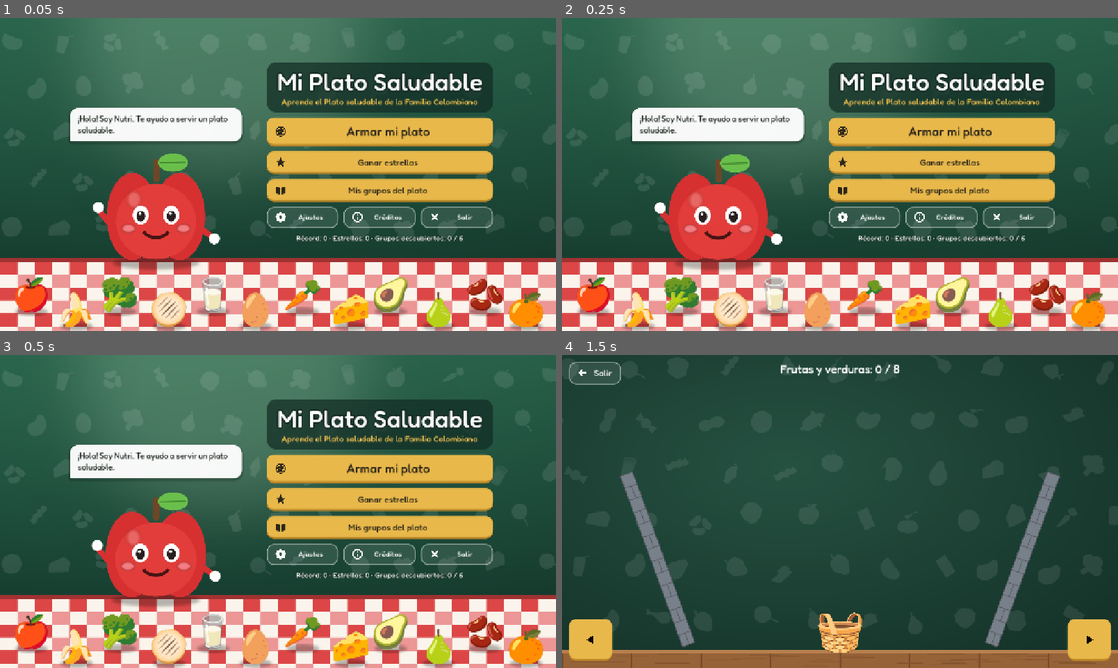
Above: before the commit, frames 1-4 (two rows, left to right).
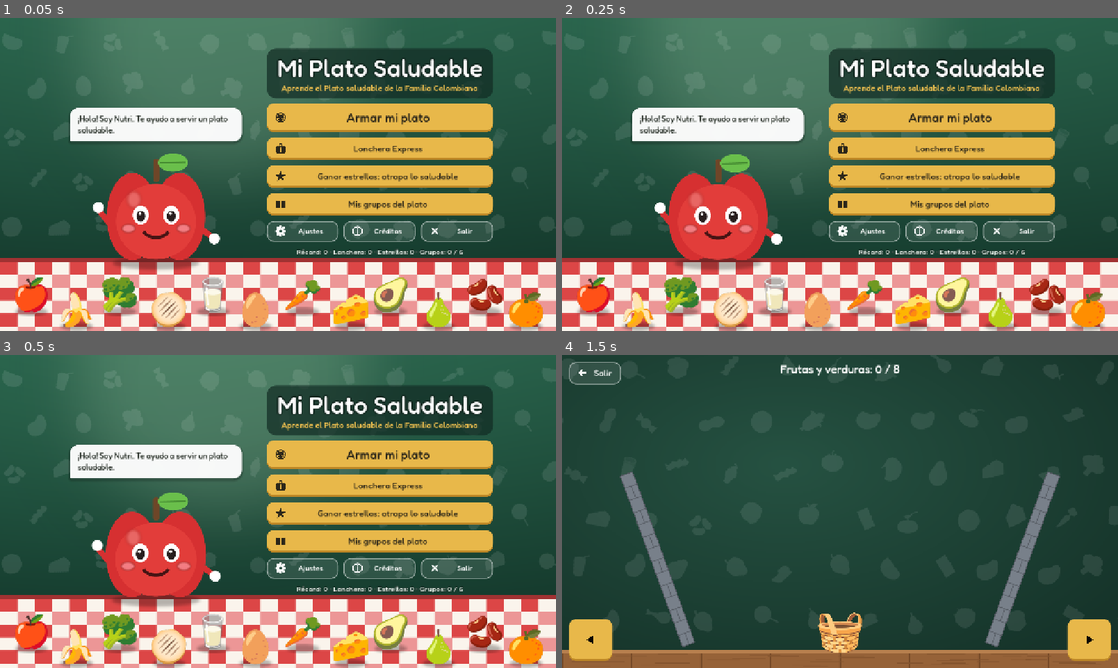
Above: after the commit, the same moments.

Repository: Rcongo01/produccion-videojuegos-2026-2
Game: Godot game, scene res://src/core/main_app.tscn
Two runs of this game, one before a commit and one after it. Both use one fixed random seed, a clock stepped at 60 frames per second and the inputs below.
Inputs:
- Up to frame 1 (0.05 s): no input
- Up to frame 2 (0.25 s): no input
- Up to frame 3 (0.5 s): no input
- Up to frame 4 (1.5 s): click "Ganar estrellas" (after the commit: "Ganar estrellas: atrapa lo sa…") at 0.5 s; click "Jugar ahora" at 1.25 s

The runs differ from the first frame. In frame 1, 15% of the frame differs, in the area x 48-89%, y 9-76%; in frame 2, 15%; in frame 3, 15%; in frame 4, nothing differs.

Commit message:
feat: add Lonchera Express button to the main menu

Diff:
--- a/src/scenes/main/menu_panel.gd
+++ b/src/scenes/main/menu_panel.gd
@@ -3,6 +3,7 @@
 # Lab 7: muestra el progreso persistente y oculta "Salir" en la versión Web.
 # Lab 8: menú decorado (fondo ilustrado + mascota Nutri). La mascota "respira" con un Tween
 #        y su globo rota consejos de las Guías Alimentarias para dar vida a la pantalla.
+# Lab 9: botón "Arma tu lonchera" (ButtonNav configurado en el Inspector, sin código nuevo).
 extends Control
 
 const TIP_INTERVAL := 7.0
@@ -23,13 +24,14 @@
 	)
 	if OS.has_feature("web"):
 		btn_exit.hide()
-	lbl_stats.text = "Récord: %d · Estrellas: %d · Grupos descubiertos: %d / %d" % [
-		GlobalManager.best_score, GlobalManager.bonuses.size(),
+	lbl_stats.text = "Récord: %d · Lonchera: %d · Estrellas: %d · Grupos: %d / %d" % [
+		GlobalManager.best_score, GlobalManager.lunch_best, GlobalManager.bonuses.size(),
 		GlobalManager.groups_learned.size(), GlobalManager.groups.size()]
 
 	tips.append("¡Hola! Soy Nutri. Te ayudo a servir un plato saludable.")
 	if GlobalManager.groups_learned.size() < GlobalManager.groups.size():
 		tips.append("Ya descubriste %d de 6 grupos. ¡Arma un plato para encontrar los demás!" % GlobalManager.groups_learned.size())
+	tips.append("¡Prueba Lonchera Express! Los niños te esperan con sus pedidos. Ojo con los sellos negros.")
 	for message in GlobalManager.GABA_MESSAGES:
 		tips.append(message)
 
--- a/src/scenes/main/menu_panel.tscn
+++ b/src/scenes/main/menu_panel.tscn
@@ -11,6 +11,7 @@
 [ext_resource type="Texture2D" path="res://src/assets/ui/icons/gear.png" id="9_gear"]
 [ext_resource type="Texture2D" path="res://src/assets/ui/icons/info.png" id="10_info"]
 [ext_resource type="Texture2D" path="res://src/assets/ui/icons/close.png" id="11_close"]
+[ext_resource type="Texture2D" path="res://src/assets/ui/icons/lunchbox.png" id="12_lunch"]
 
 [sub_resource type="StyleBoxFlat" id="Bubble"]
 content_margin_left = 18.0
@@ -147,10 +148,17 @@
 icon = ExtResource("6_plate")
 target_scene = "res://src/scenes/plate_process/plate_game/plate_game_main.tscn"
 
+[node name="BtnLunchbox" parent="HBox/VBoxMenu" instance=ExtResource("2_nav")]
+custom_minimum_size = Vector2(0, 52)
+layout_mode = 2
+text = "Lonchera Express"
+icon = ExtResource("12_lunch")
+target_scene = "res://src/scenes/plate_process/lunchbox_interactive.tscn"
+
 [node name="BtnBonusEvent" parent="HBox/VBoxMenu" instance=ExtResource("2_nav")]
 custom_minimum_size = Vector2(0, 52)
 layout_mode = 2
-text = "Ganar estrellas"
+text = "Ganar estrellas: atrapa lo saludable"
 icon = ExtResource("7_star")
 target_scene = "res://src/scenes/plate_process/bonus_event.tscn"
 
@@ -203,5 +211,5 @@
 theme_override_colors/font_color = Color(0.92, 0.97, 0.94, 1)
 theme_override_constants/outline_size = 6
 theme_override_font_sizes/font_size = 17
-text = "Récord: 0 · Estrellas: 0 · Grupos descubiertos: 0 / 6"
+text = "Récord: 0 · Lonchera: 0 · Estrellas: 0 · Grupos: 0 / 6"
 horizontal_alignment = 1
Not shown: 1 places in src/scenes/main/menu_panel.tscn that only renumber resources
